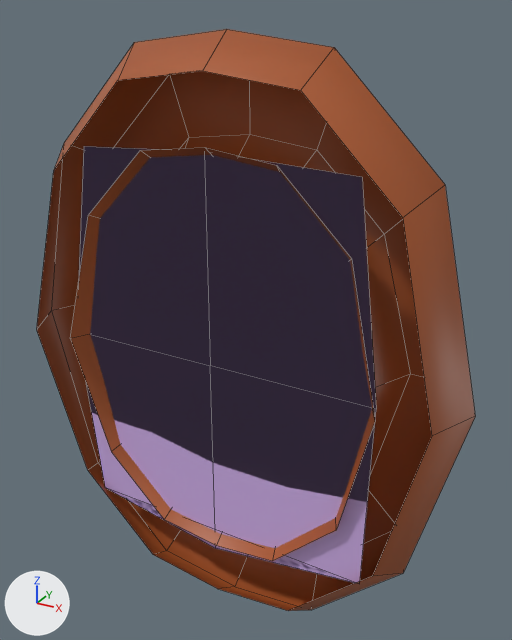
What one commit did to the FBX model Assets/Props - FBX/props_wall_painting_frame_3.fbx.
Rendered twice from a camera (50 mm lens) standing at (0.383, -0.633, 0.371) and looking at (0.017, 0.032, 0.038). The axes (+X, +Y, +Z) are drawn at lower left. The lights are the same throughout. The picture after the commit comes second. Mesh edges are drawn as thin lines. Where no turn or scale is listed for an object, it has been applied to the vertices.
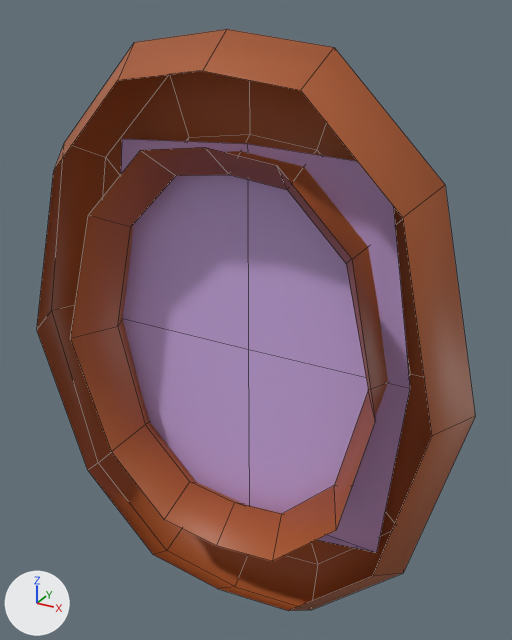
Changed parts and their boxes (x1, y1, x2, y2) in the pictures (512 x 640 px):
'Cube.001', added (purple)
    after: (121, 139, 410, 553)
part 1 of me_cube_163, deleted (purple)
    before: (78, 146, 376, 583)

The change, as a diff of the scene's bpy script:
```diff
--- a/Assets/Props - FBX/props_wall_painting_frame_3.fbx.py
+++ b/Assets/Props - FBX/props_wall_painting_frame_3.fbx.py
@@ me_cube_163 @@
 # used by ob_cube_103; location = (0.0, 0.0, 0.0)
-me_cube_163.from_pydata(...)  # 81 vertices, 65 faces; spans x -0.28..0.281, y -0.052..0.06, z -0.352..0.352
-me_cube_163.materials.append(mat_meuble_cusiine_014)  # purple #ceade7
+me_cube_163.from_pydata(...)  # 72 vertices, 60 faces; spans x -0.28..0.281, y -0.052..0.06, z -0.352..0.352
+# me_cube_163 part 1: the loose piece of 9 vertices spanning x -0.206..0.19, y -0.029, z -0.263..0.24 is deleted
 me_cube_163.materials.append(mat_base_wood_015)
@@ me_cube_055 @@
+me_cube_055.from_pydata([(-0.16, 0.029, 0.232), (0.008, 0.029, 0.24), (-0.19, 0.029, 0.0), (0.008, 0.029, 0.0), (-0.186, 0.029, -0.233), (0.008, 0.029, -0.263), (0.186, 0.029, -0.233), (0.206, 0.029, 0.0), (0.166, 0.029, 0.232)], [], [(0, 1, 3, 2), (2, 3, 5, 4), (5, 6, 4), (3, 7, 6, 5), (1, 8, 7, 3)])
+me_cube_055.materials.append(mat_meuble_cusiine_014)  # purple #ceade7
@@ ob_cube_001 @@
+ob_cube_001 = bpy.data.objects.new('Cube.001', me_cube_055)
+ob_cube_001.location = (0.0, 0.0, 0.0)
```
